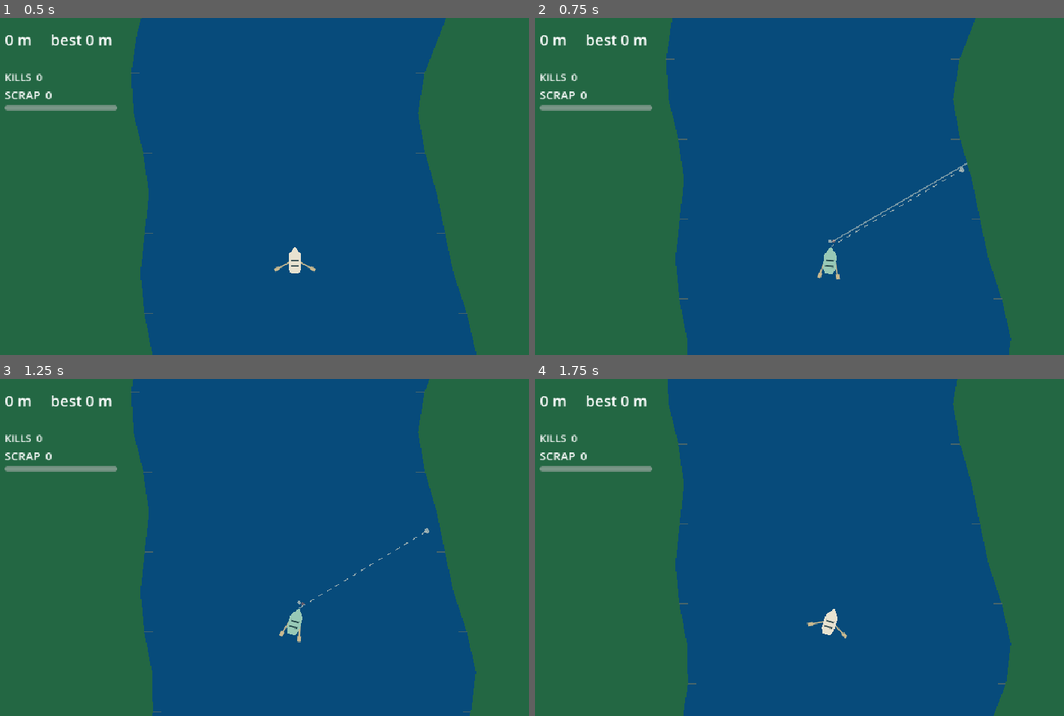
Above: before the commit, frames 1-4 (two rows, left to right).
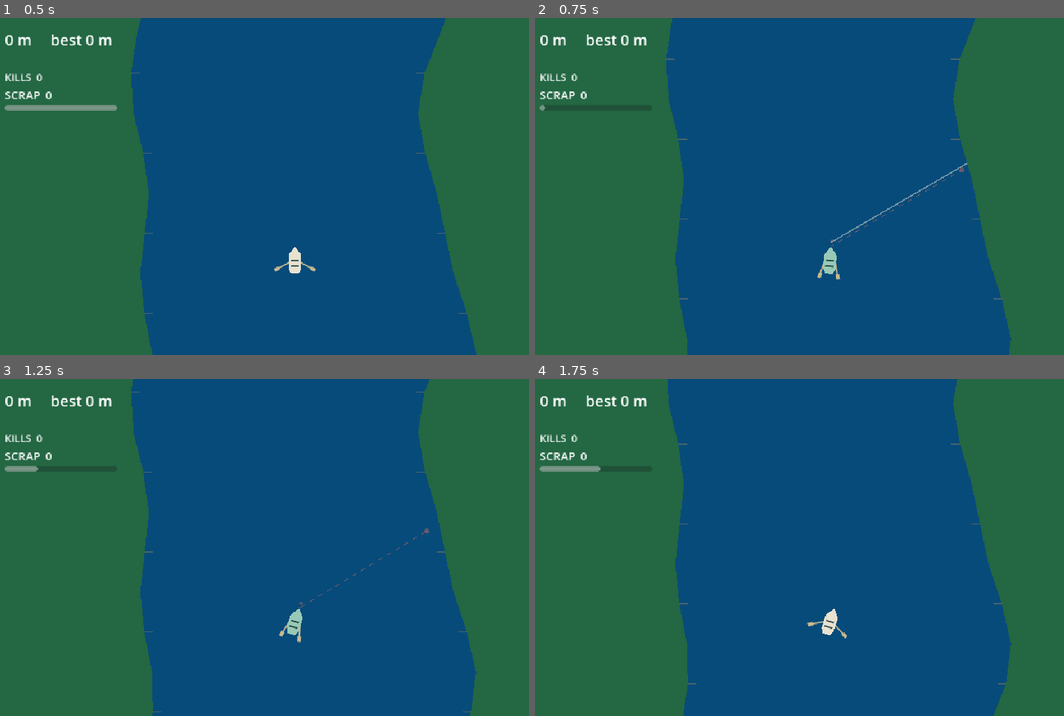
Above: after the commit, the same moments.

Repository: UnderstoodUseYourUsernameHere/break-water
Game: Godot game, scene res://scenes/Main.tscn
The game is run twice, just before and just after one commit, with the same random seed, the same clock (stepped at 60 frames per second) and the same inputs.
Inputs (mouse positions are in pixels of both pictures, inside the frame that each line leads up to):
- Up to frame 1 (0.5 s): no input
- Up to frame 2 (0.75 s): tap Enter at 0.5 s; move the mouse to (963, 169) at 0.52 s; hold D (steer_right) from 0.53 s (still down); hold Right mouse button (aim) from 0.53 s (still down); click (963, 169) at 0.67 s
- Up to frame 3 (1.25 s): keep holding D (steer_right); keep holding Right mouse button (aim)
- Up to frame 4 (1.75 s): release D (steer_right) at 1.25 s; release Right mouse button (aim) at 1.25 s; drag from (709, 564) to (799, 614) at 1.27 s

Frame 1 is identical in both runs. In frame 2, 0.4% of the frame differs, in the area x 1-82%, y 25-68%; in frame 3, 0.3%; in frame 4, 0.2%.

Commit message:
feat: add six upgrades and seeded randomized shop offers

Diff:
--- a/scenes/Main.tscn
+++ b/scenes/Main.tscn
@@ -103,6 +103,7 @@
 horizontal_alignment = 1
 vertical_alignment = 1
 
-[node name="ShopUi" parent="." unique_id=145220562 node_paths=PackedStringArray("run_state", "boat") instance=ExtResource("12_bjd11")]
+[node name="ShopUi" parent="." unique_id=145220562 node_paths=PackedStringArray("run_state", "boat", "river") instance=ExtResource("12_bjd11")]
 run_state = NodePath("../RunState")
 boat = NodePath("../Boat")
+river = NodePath("../River")
--- a/scenes/boat/Boat.tscn
+++ b/scenes/boat/Boat.tscn
@@ -39,8 +39,6 @@
 
 [node name="Weapon" type="Node2D" parent="." unique_id=1127796466]
 script = ExtResource("3_cd67q")
-max_rounds = 2
-pierce = 2
 
 [node name="Muzzle" type="Marker2D" parent="Weapon" unique_id=277802525]
 position = Vector2(0, -24)
--- a/scripts/boat.gd
+++ b/scripts/boat.gd
@@ -36,6 +36,7 @@
 var _stroke_power: float = 1.0
 var _base_stroke_force: float = 0.0
 
+var _base_turn_rate: float = 0.0
 var _row_velocity := Vector2.ZERO
 var _turn_speed: float = 0.0
 
@@ -49,6 +50,7 @@
 	)
 	hull_points = max_hull_points
 	_base_stroke_force = stroke_force
+	_base_turn_rate = turn_rate
 
 func _physics_process(delta: float) -> void:
 	_grace_left = maxf(0.0, _grace_left - delta)
@@ -168,3 +170,13 @@
 
 func _apply_stroke_multiplier(multiplier: float) -> void:
 	stroke_force = _base_stroke_force * multiplier
+
+func add_max_hull(amount: int) -> void:
+	if amount <= 0:
+		return
+	max_hull_points += amount
+	hull_points = mini(max_hull_points, hull_points + amount)
+	damaged.emit(hull_points)
+
+func apply_turn_multiplier(multiplier: float) -> void:
+	turn_rate = _base_turn_rate * multiplier
--- a/scripts/ui/shop_ui.gd
+++ b/scripts/ui/shop_ui.gd
@@ -2,6 +2,7 @@
 
 @export var run_state: RunState
 @export var boat: Boat
+@export var river: HeadWatersRiver
 
 var _active_dock_id: int = -1
 var _offers: Array[StringName] = []
@@ -18,6 +19,7 @@
 func _ready() -> void:
 	assert(run_state != null, "ShopUI: assign Runstate!")
 	assert(boat != null, "ShopUI: assign the damn boat, CJ!")
+	assert(river != null, "ShopUI: assign River!")
 	process_mode = Node.PROCESS_MODE_ALWAYS
 
 	_panel.hide()
@@ -37,25 +39,62 @@
 	_panel.show()
 	get_tree().paused = true
 
-func _roll_offers(_dock_id: int) -> void:
-	_offers = UpgradeDefs.all_ids()
+func _roll_offers(dock_id: int) -> void:
+	_offers.clear()
+
+	var pool: Array[StringName] = []
+	for id in UpgradeDefs.all_ids():
+		if UpgradeDefs.is_consumable(id):
+			continue
+		if run_state.upgrade_level(id) < UpgradeDefs.max_level(id):
+			pool.append(id)
+
+	var rng := RandomNumberGenerator.new()
+	rng.seed = ("%d:shop.%d" % [river.run_seed, dock_id]).hash()
+
+	for i in range(pool.size() - 1, 0, -1):
+		var j := rng.randi_range(0, 1)
+		var swapped := pool[i]
+		pool[i] = pool[j]
+		pool[j] = swapped
+
+	if boat.hull_points < boat.max_hull_points:
+		_offers.append(UpgradeDefs.HULL_PATCH)
+
+	for id in pool:
+		if _offers.size() >= _offer_buttons.size():
+			break
+		_offers.append(id)
+
+	if _offers.is_empty():
+		_offers.append(UpgradeDefs.HULL_PATCH)
 
 func _refresh() -> void:
 	_scrap_label.text = "SCRAP: %d" % run_state.scrap
 
 	for i in range(_offer_buttons.size()):
+		var button := _offer_buttons[i]
+
+		if i >= _offers.size():
+			button.hide()
+			continue
+
+		button.show()
 		var id := _offers[i]
 		var level := run_state.upgrade_level(id)
 		var cost := UpgradeDefs.cost(id, level)
 		var maxed := (not UpgradeDefs.is_consumable(id)) and level >= UpgradeDefs.max_level(id)
+		var useless_patch := (
+			id == UpgradeDefs.HULL_PATCH
+			and boat.hull_points >= boat.max_hull_points
+		)
 
-		_offer_buttons[i].text = "%s  -  %d scrap\n%s" % [
+		button.text = "%s   -   %d scrap\n%s" % [
 			UpgradeDefs.title(id),
 			cost,
 			"MAXED" if maxed else UpgradeDefs.description(id, level)
 		]
-		var useless_patch := id == UpgradeDefs.HULL_PATCH and boat.hull_points >= boat.max_hull_points
-		_offer_buttons[i].disabled = maxed or useless_patch or not run_state.can_spend(cost)
+		button.disabled = maxed or useless_patch or not run_state.can_spend(cost)
 
 func _on_offer_pressed(index: int) -> void:
 	var id := _offers[index]
@@ -93,3 +132,13 @@
 			boat.repair_hull(2)
 		UpgradeDefs.STRONGER_ARMS:
 			boat._apply_stroke_multiplier(1.0 + 0.12 * float(next_level))
+		UpgradeDefs.SECOND_ROUND:
+			boat.weapon.add_round()
+		UpgradeDefs.HEAVY_BOLT:
+			boat.weapon.add_damage(1)
+		UpgradeDefs.PIERCING_BOLT:
+			boat.weapon.add_pierce(1)
+		UpgradeDefs.REINFORCED_HULL:
+			boat.add_max_hull(1)
+		UpgradeDefs.KEEL_TRIM:
+			boat.apply_turn_multiplier(1.0 + 0.15 * float(next_level))
--- a/scripts/upgrades/upgrade_defs.gd
+++ b/scripts/upgrades/upgrade_defs.gd
@@ -4,9 +4,23 @@
 const QUICK_BOLT := &"quick_bolt"
 const HULL_PATCH := &"hull_patch"
 const STRONGER_ARMS := &"stronger_stroke"
+const SECOND_ROUND := &"second_round"
+const HEAVY_BOLT := &"heavy_bolt"
+const PIERCING_BOLT := &"piercing_bolt"
+const REINFORCED_HULL := &"reinforced_hull"
+const KEEL_TRIM := &"keel_trim"
 
 static func all_ids() -> Array[StringName]:
-	return [QUICK_BOLT, HULL_PATCH, STRONGER_ARMS]
+	return [
+		QUICK_BOLT,
+		HULL_PATCH,
+		STRONGER_ARMS,
+		SECOND_ROUND,
+		HEAVY_BOLT,
+		PIERCING_BOLT,
+		REINFORCED_HULL,
+		KEEL_TRIM
+	]
 
 static func title(id: StringName) -> String:
 	match id:
@@ -16,6 +30,16 @@
 			return "Hull Patch"
 		STRONGER_ARMS:
 			return "Stronger Arms"
+		SECOND_ROUND:
+			return "Second Round"
+		HEAVY_BOLT:
+			return "Heavy Bolt"
+		PIERCING_BOLT:
+			return "Piercing Bolt"
+		REINFORCED_HULL:
+			return "Reinforced Hull"
+		KEEL_TRIM:
+			return "Keel Trim"
 		_:
 			return "Unknown"
 
@@ -31,6 +55,15 @@
 			return "Repair 2 hull"
 		STRONGER_ARMS:
 			return "+12%% rowing force"
+		SECOND_ROUND:
+			return "+1 round before reloading"
+		HEAVY_BOLT:
+			return "+1 shot damage"
+		PIERCING_BOLT:
+			return "Shots pass through 1 more enemy!"
+		REINFORCED_HULL:
+			return "+1 max hull, repairs your damage too!"
+		KEEL_TRIM: return "+15%% turning speed"
 		_:
 			return ""
 
@@ -41,6 +74,16 @@
 		HULL_PATCH:
 			return 3
 		STRONGER_ARMS:
+			return 4 + level * 2
+		SECOND_ROUND:
+			return 9 + level * 5
+		HEAVY_BOLT:
+			return 7 + level * 5
+		PIERCING_BOLT:
+			return 8 + level * 6
+		REINFORCED_HULL:
+			return 6 + level * 4
+		KEEL_TRIM:
 			return 4 + level * 2
 		_:
 			return 999
@@ -53,6 +96,16 @@
 			return 999 ## Its a consumable so it doesnt need a max like the others
 		STRONGER_ARMS:
 			return 4
+		SECOND_ROUND:
+			return 2
+		HEAVY_BOLT:
+			return 2
+		PIERCING_BOLT:
+			return 2
+		REINFORCED_HULL:
+			return 3
+		KEEL_TRIM:
+			return 2
 		_:
 			return 0
 
